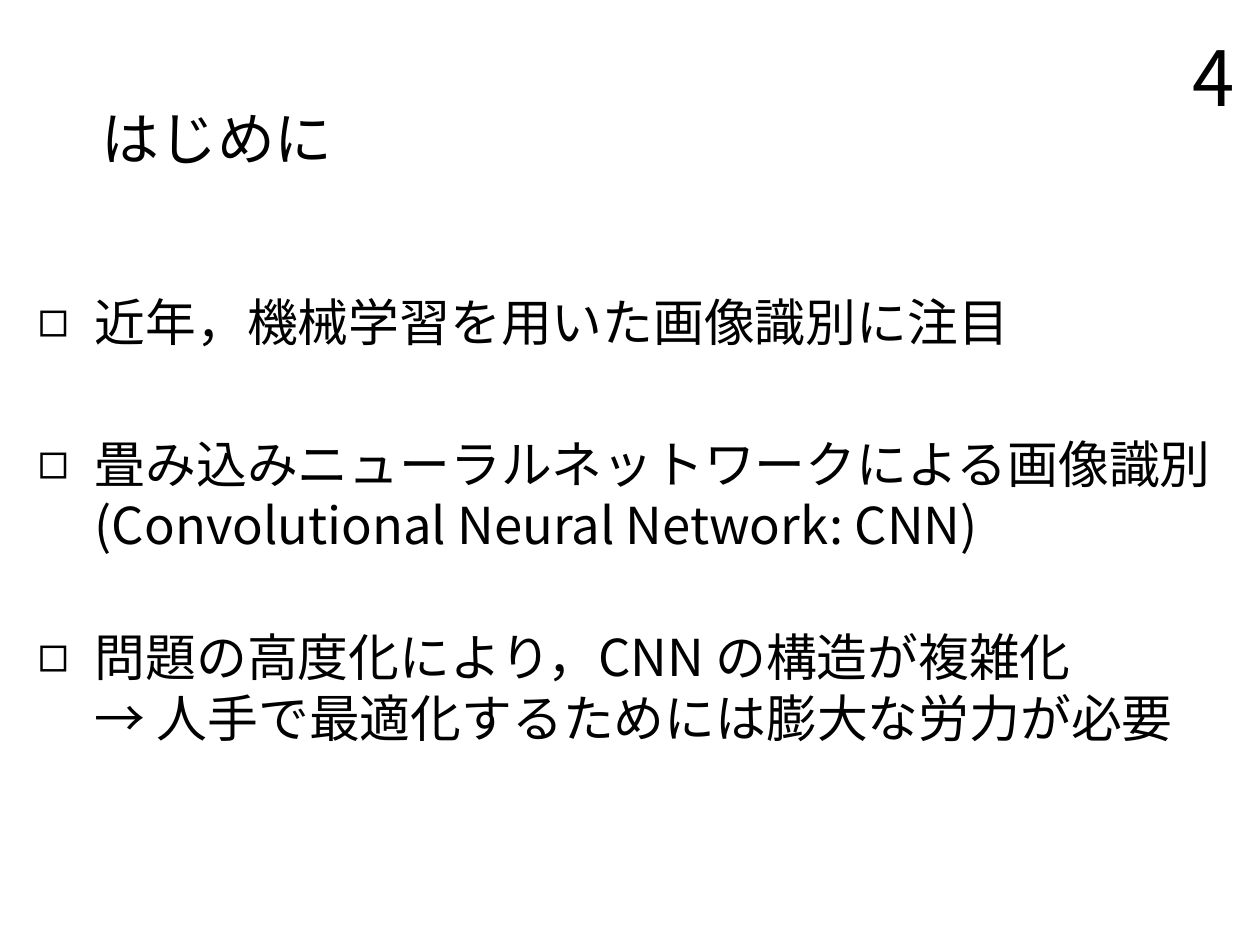
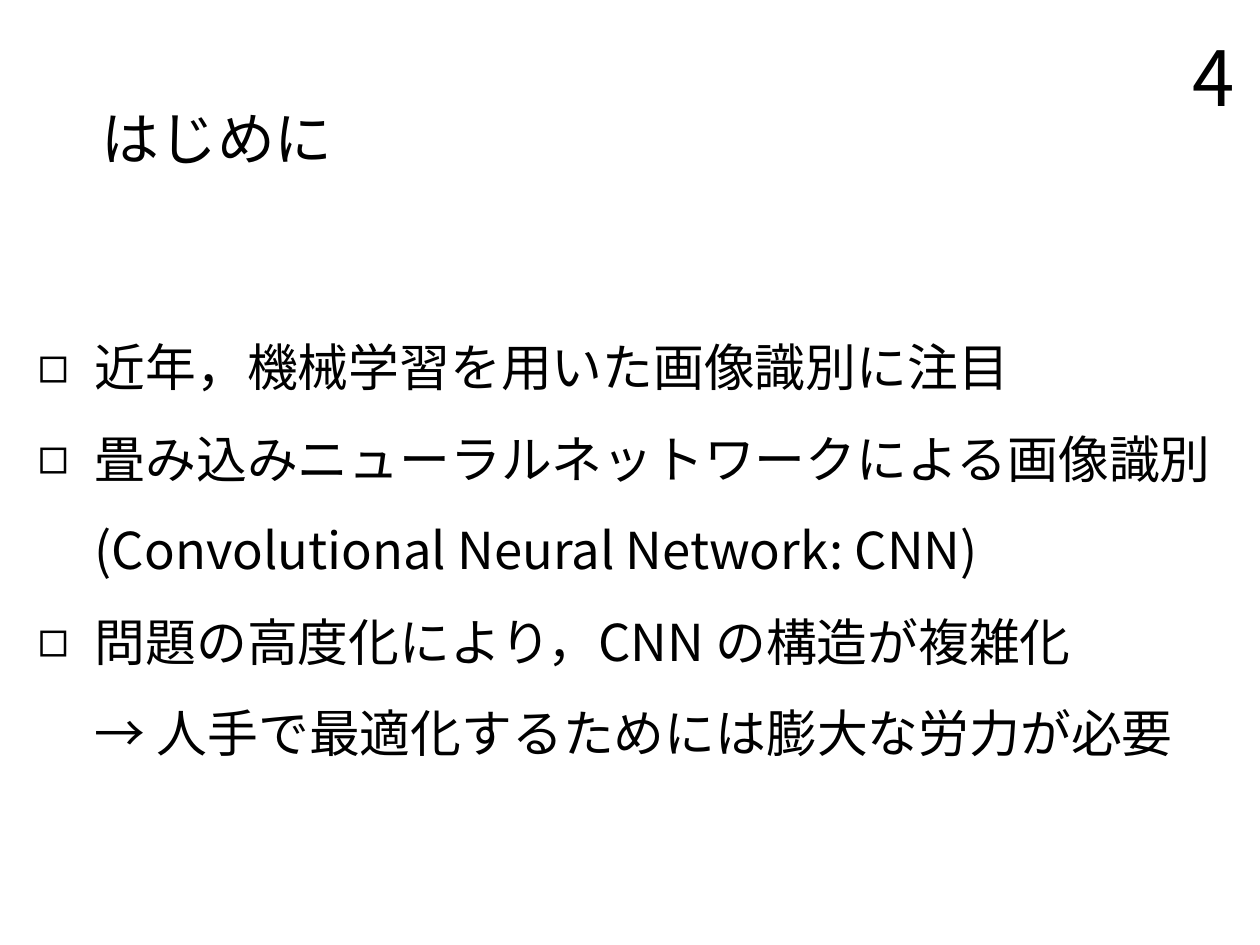
Before and after one commit to TairaTomotaka/kadai, a slide deck: slide 4 of prsn/20230124_prsn_taira.pptx. Drawn at 1260x945 pixels with LibreOffice and Linux fonts; fonts in the diff are those of the drawing. Boxes give left, top, right and bottom in pixels: in the first picture for what was removed or moved away, otherwise in the second. Text is boxed around its words. In the diff, an @@ line names an element or a change of style, - is before the commit and + after.

```diff
--- a/prsn/20230124_prsn_taira.pptx
+++ b/prsn/20230124_prsn_taira.pptx
@@ text "近年，機械学習を用いた画像識別に注目": place and size @@
-text "近年，機械学習を用いた画像識別に注目" at (95,298,1211,741)
+text "近年，機械学習を用いた画像識別に注目" at (95,343,1211,756)
@@ text "近年，機械学習を用いた画像識別に注目" at (95,343,1211,756): line spacing 1 to 1.5 @@
```
Also in this commit, not shown: 4 other slides changed.
